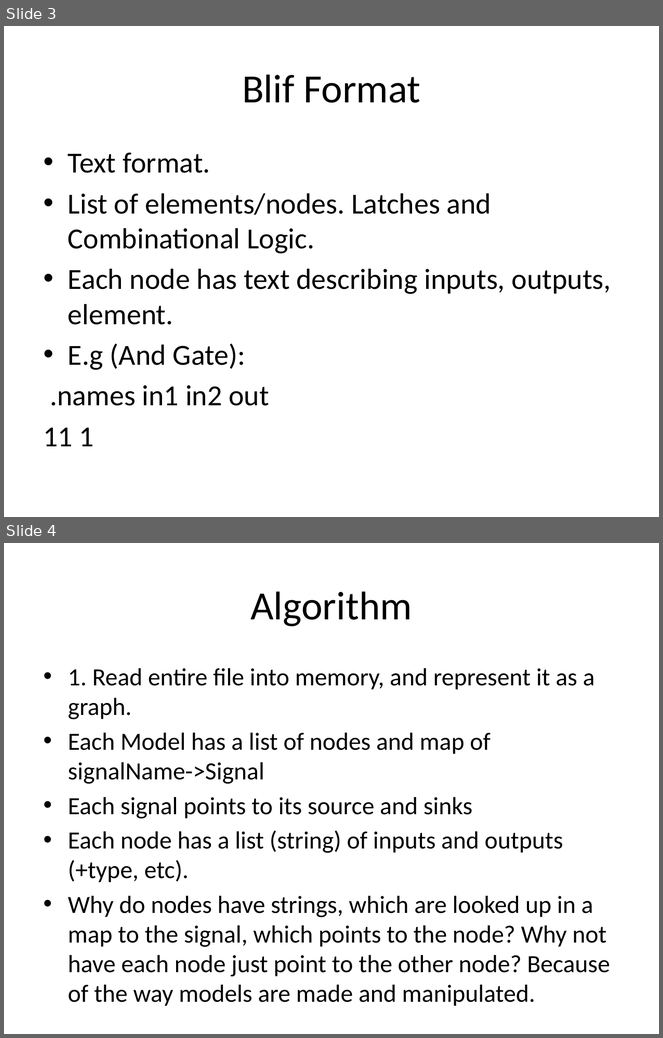
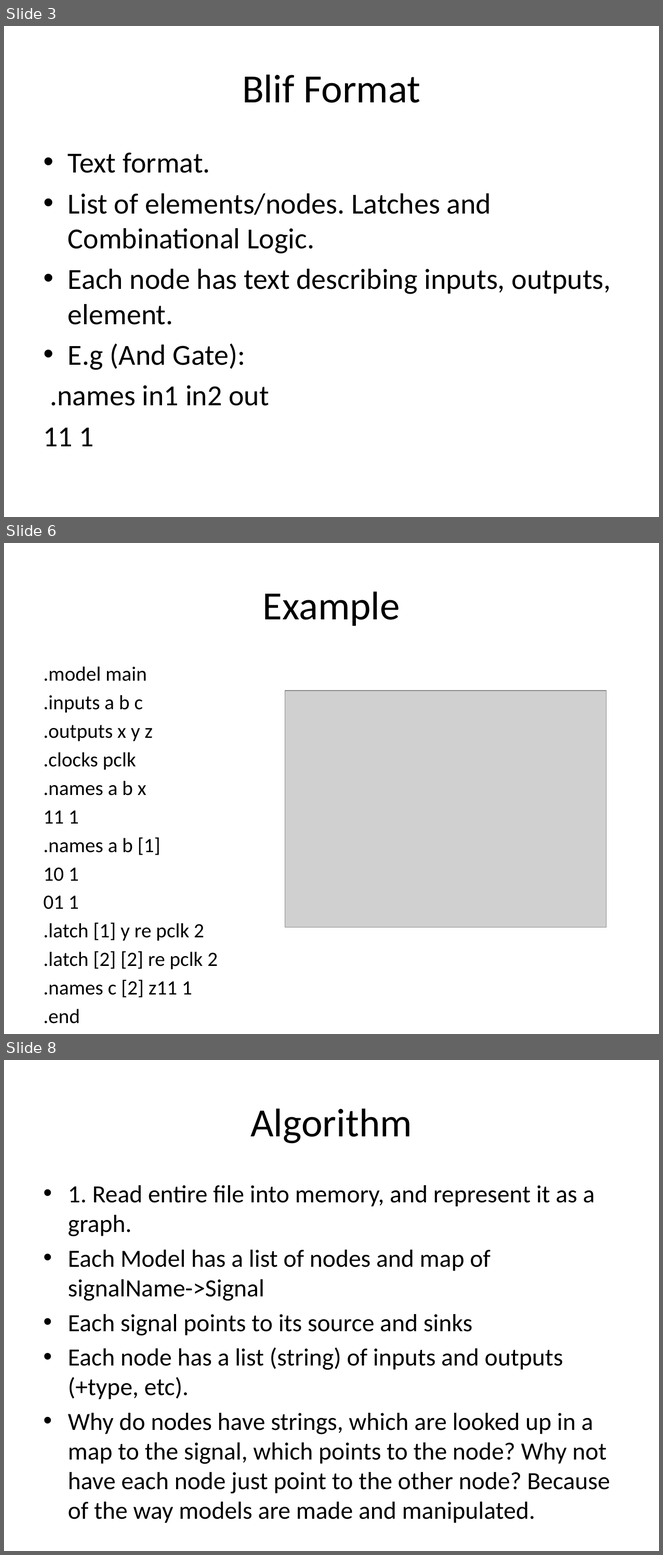
Before and after one commit to Jemima/ths, a slide deck: Partitioning Algorithm and Initial Results.pptx. Shown one above the other, each under a label of ours: slides 3 and 4 before the commit, slides 3, 6 and 8 after it; the slides between them are not shown. The pictures are 663x1038 and 663x1555 pixels, drawn with LibreOffice and Linux fonts; fonts in the diff are those of the drawing; grey boxes stand for pictures. Boxes give left, top, right and bottom in pixels: in the first picture for what was removed or moved away, otherwise in the second. Text is boxed around its words. In the diff, an @@ line names an element or a change of style, - is before the commit and + after.

```diff
--- a/Partitioning Algorithm and Initial Results.pptx
+++ b/Partitioning Algorithm and Initial Results.pptx
@@ slide 6 added at <box>4,543,659,1034</box>, background #FFFFFF @@
@@ title added at <box>263,591,400,626</box>, 44 pt, text #000000 @@
+Example
@@ text added at <box>44,666,218,1024</box>, 22.4 pt, text #000000 @@
+.model main
+.inputs a b c
+.outputs x y z
+.clocks pclk
+.names a b x
+11 1
+.names a b [1]
+10 1
+01 1
+.latch [1] y re pclk 2
+.latch [2] [2] re pclk 2
+.names c [2] z11 1
+.end
@@ picture added at <box>285,691,607,927</box> @@
@@ what was slide 4 is now slide 8 @@
```
Also in this commit, not shown: 1 slide changed, 3 other slides added, 12 other files.
